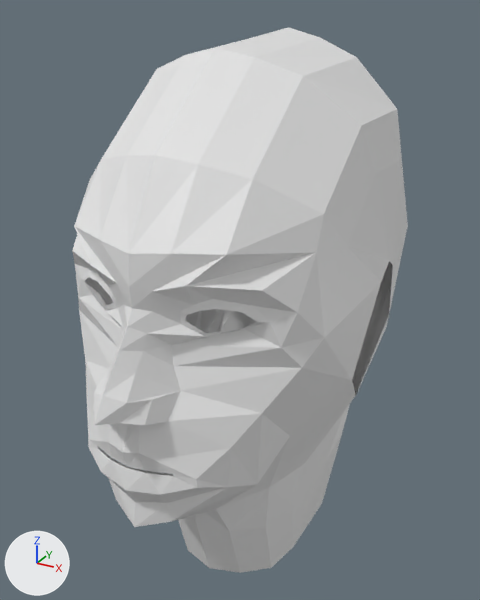
A saved change to the Blender file justin3.blend.
Both versions are drawn from a 50 mm camera at (6.47, -11.43, 6.02) aimed at (-0.08, 0.48, 0.07). The lights are fixed; the arrows at lower left show +X, +Y and +Z.
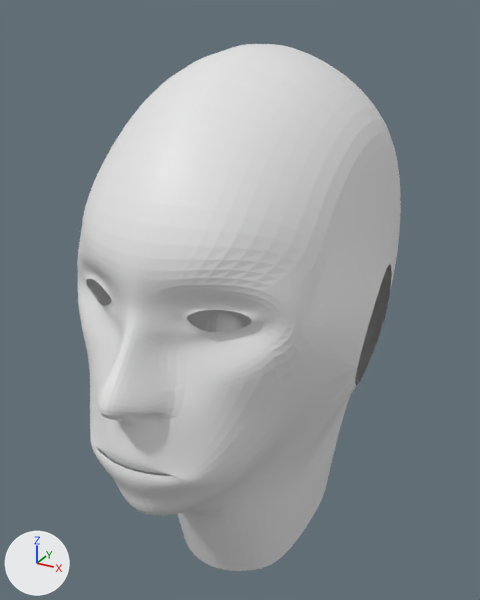
Commit message: Added cheekbones... Sort of

Location of each change, [x1, y1, x2, y2] in pixels of the pictures (480 x 600 px):
```json
{"object": "Plane", "change": "reshaped, modifiers changed", "before": [72, 27, 408, 573], "after": [77, 44, 401, 571]}
{"part": 1, "of": "me_plane", "change": "built on", "before": [75, 265, 352, 503], "after": [78, 272, 357, 503]}
```

Edits to the scene script, one JSON object a line:
```json
{"block": "me_plane", "where": "# used by ob_plane; location = (0.0, -3.36, 1.2); rotation_euler = (-1.571, 0.0, -3.142), in degrees (-90, 0, -180)"}
{"op": "remove", "block": "me_plane", "code": "me_plane.from_pydata(...)  # 133 vertices, 108 faces; spans x -2.99..0.0, y -4.45..7.54, z -8.58..1.22"}
{"op": "add", "block": "me_plane", "code": "me_plane.from_pydata(...)  # 149 vertices, 122 faces; spans x -2.99..0.0, y -4.45..7.54, z -8.58..1.22"}
{"block": "me_plane", "change": "me_plane part 1"}
{"block": "me_plane", "change": "4 vertices are removed from x -0.85..0.0, y 2.68..2.75, z 0.29..0.5"}
{"block": "me_plane", "change": "12 faces are deleted"}
{"block": "me_plane", "change": "6 vertices in x -1.25..0.0, y 2.34..3.18, z 0.13..0.6 move by (0.0, 0.0, -0.04)"}
{"block": "me_plane", "change": "3 vertices in x -0.85..-0.35, y 2.67..2.74, z 0.29..0.48 move by (0.0, 0.0, 0.03)"}
{"block": "me_plane", "change": "4 vertices move from x -2.52..-0.33, y 0.46..2.26, z -1.35..0.55 to x -2.31..-0.33, y 0.46..2.26, z -0.99..0.52"}
{"block": "me_plane", "change": "20 vertices are added at x -1.39..0.0, y 0.18..2.93, z -0.73..0.59"}
{"block": "me_plane", "change": "26 new faces join them"}
{"op": "add", "block": "ob_plane", "code": "_m = ob_plane.modifiers.new('Subsurf', 'SUBSURF')"}
{"op": "add", "block": "ob_plane", "code": "_m.levels = 4"}
```
